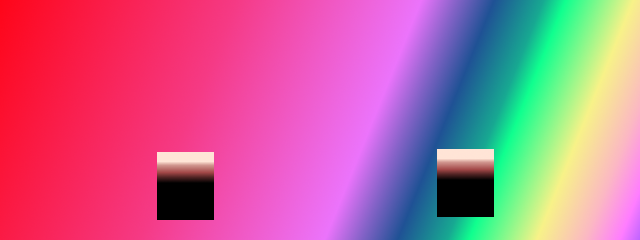
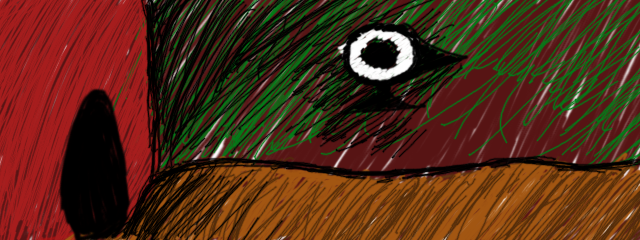
Comparing the layer stacks of the two (640, 240) images. Changes:
added layer "New Layer#2" above "New Layer" over <box>58,87,132,240</box>
moved "New Layer" above "New Layer#1", painted on it over <box>0,0,640,240</box>
renamed "Pasted Layer#1" to "New Layer#1", painted on it over <box>0,0,640,240</box>
removed layer "Pasted Layer" over <box>157,152,214,220</box>
